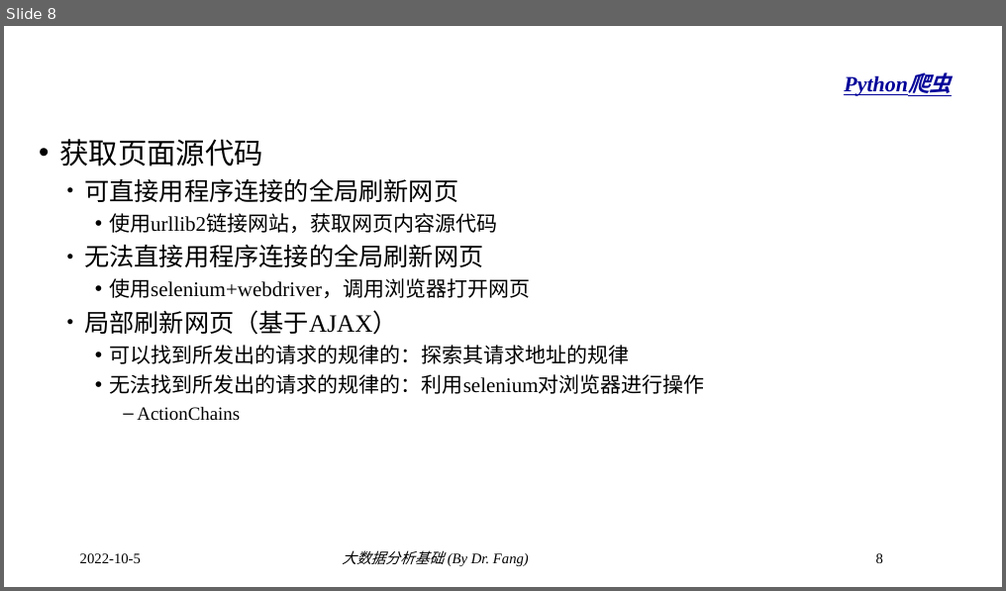
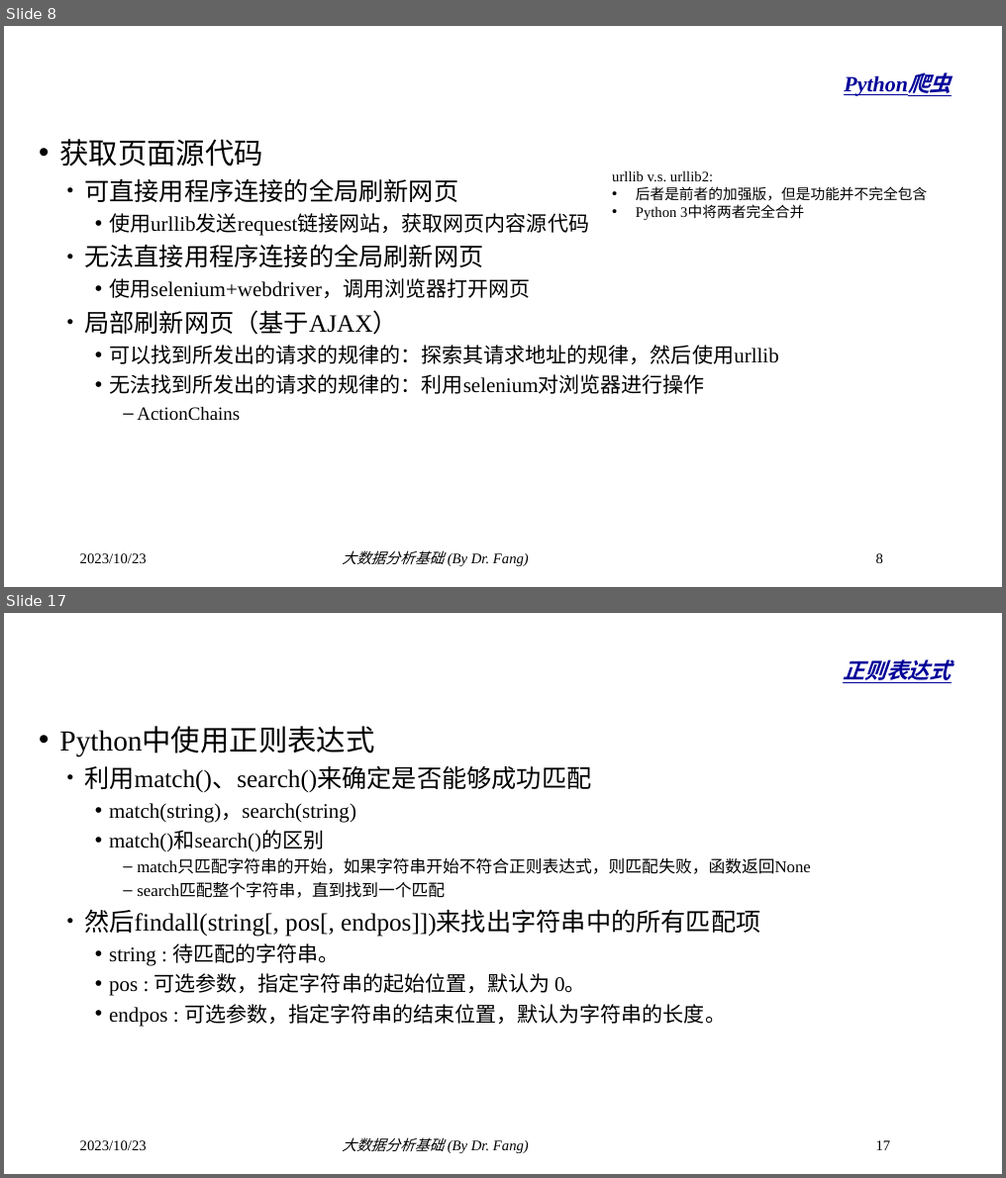
Before and after one commit to dr-fang/BDA, a slide deck: slides/3_PythonCrawler.pptx. Shown one above the other, each under a label of ours: slide 8 before the commit, slides 8 and 17 after it; the slides between them are not shown. The pictures are 1006x591 and 1006x1178 pixels, drawn with LibreOffice and Linux fonts; fonts in the diff are those of the drawing; background and template pictures are left out. Boxes give left, top, right and bottom in pixels: in the first picture for what was removed or moved away, otherwise in the second. Text is boxed around its words. In the diff, an @@ line names an element or a change of style, - is before the commit and + after.

```diff
--- a/slides/3_PythonCrawler.pptx
+++ b/slides/3_PythonCrawler.pptx
@@ slide 17 added at (x1=4, y1=613, x2=1002, y2=1174), background #FFFFFF @@
@@ title added at (x1=843, y1=660, x2=951, y2=683), 36 pt, text #000099, bold, italic, underline @@
+正则表达式
@@ text added at (x1=59, y1=728, x2=810, y2=1026), 20 pt, text #000000 @@
+• Python中使用正则表达式
+  • 利用match()、search()来确定是否能够成功匹配
+    • match(string)，search(string)
+    • match()和search()的区别
+      – match只匹配字符串的开始，如果字符串开始不符合正则表达式，则匹配失败，函数返回None
+      – search匹配整个字符串，直到找到一个匹配
+  • 然后findall(string[, pos[, endpos]])来找出字符串中的所有匹配项
+    • string : 待匹配的字符串。
+    • pos : 可选参数，指定字符串的起始位置，默认为 0。
+    • endpos : 可选参数，指定字符串的结束位置，默认为字符串的长度。
@@ text added at (x1=80, y1=1141, x2=147, y2=1151), 14 pt, text #000000 @@
+2023/10/23
@@ text added at (x1=342, y1=1138, x2=529, y2=1154), 14 pt, text #000000, italic @@
+大数据分析基础 (By Dr. Fang)
@@ page number added at (x1=876, y1=1141, x2=891, y2=1151), 14 pt, text #000000 @@
+17
@@ slide 8 changed as well @@
@@ text added at (x1=612, y1=171, x2=927, y2=220), 14 pt, text #000000 @@
+urllib v.s. urllib2:
+• 后者是前者的加强版，但是功能并不完全包含
+• Python 3中将两者完全合并
@@ text at (x1=109, y1=213, x2=589, y2=236): text changed @@
-    • 使用urllib2链接网站，获取网页内容源代码
+    • 使用urllib发送request链接网站，获取网页内容源代码
@@ text at (x1=109, y1=345, x2=779, y2=365): text changed @@
-    • 可以找到所发出的请求的规律的：探索其请求地址的规律
+    • 可以找到所发出的请求的规律的：探索其请求地址的规律，然后使用urllib
@@ text at (x1=80, y1=554, x2=147, y2=564): text changed @@
-2022-10-5
+2023/10/23
```
Also in this commit, not shown: 10 other slides changed, 8 other slides added.
